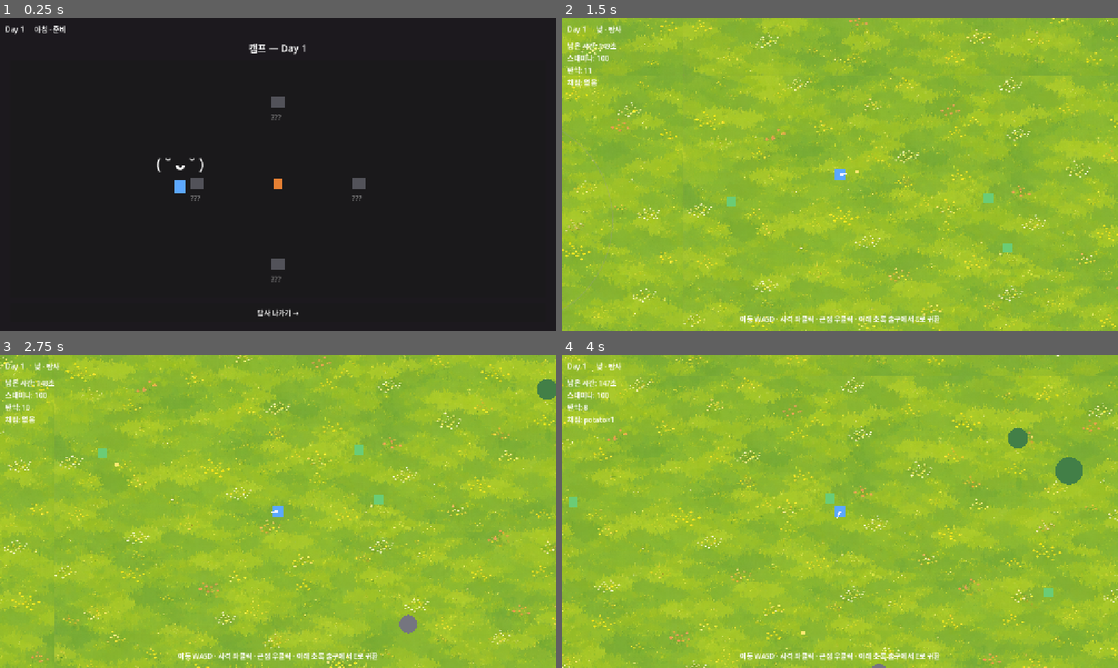
Above: before the commit, frames 1-4 (two rows, left to right).
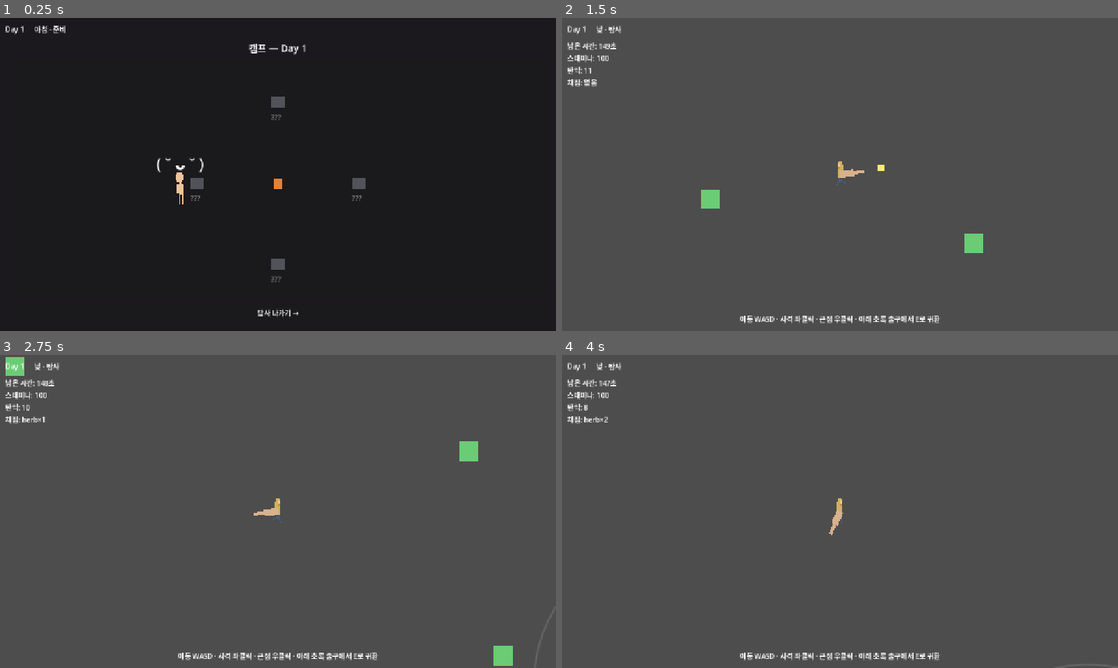
Above: after the commit, the same moments.

Repository: HomilBBANG/rt_Hilling_Game
Game: Godot game, scene res://scenes/main.tscn
Two runs of this game, one before a commit and one after it. Both use one fixed random seed, a clock stepped at 60 frames per second and the inputs below.
Inputs (mouse positions are in pixels of both pictures, inside the frame that each line leads up to):
- Up to frame 1 (0.25 s): no input
- Up to frame 2 (1.5 s): click "탐사 나가기 →" at 0.5 s; tap Enter at 1.25 s; move the mouse to (962, 158) at 1.27 s; hold D from 1.28 s (still down); hold E from 1.28 s (still down); click (962, 158) at 1.42 s
- Up to frame 3 (2.75 s): move the mouse to (166, 527) at 2.02 s; release D at 2.03 s; release E at 2.03 s; hold S from 2.03 s (still down); tap Enter at 2.1 s; click (166, 527) at 2.17 s
- Up to frame 4 (4 s): move the mouse to (895, 442) at 2.77 s; release S at 2.78 s; hold D 2.78-3.53 s; hold E 2.78-3.53 s; click (895, 442) at 2.92 s; move the mouse to (812, 574) at 3.52 s; hold W from 3.53 s (still down); tap Enter at 3.6 s; click (812, 574) at 3.67 s

The runs differ from the first frame. In frame 1, 0.1% of the frame differs, in the area x 31-34%, y 49-60%; in frame 2, 100%; in frame 3, 100%; in frame 4, 100%, in the area x 0-100%, y 0-100%.

Commit message:
플레이어 스프라이트/달리기 애니메이션 + 팔 조준 + 카메라 줌, 타일셋·바닥·장애물 제거
- 플레이어 스프라이트(player.png) 적용, 모든 장면(탐사/캠프/밤)에 반영
- player_run.gif → run 애니메이션(3프레임/10fps), 이동 시 재생·정지 시 idle
- 팔+총 플레이스홀더가 마우스 조준 따라 회전(좌측 조준 시 flip 보정)
- 카메라 줌 2배, 개별 스프라이트 임시 확대 제거
- 탐험 맵 3200x2400로 축소(32px 기준)
- 타일셋/바닥(TileMapLayer)/장애물 시스템 제거(새 리소스 대기)

Co-Authored-By: Claude Opus 4.8 <noreply@anthropic.com>

Diff:
--- a/scenes/entities/obstacle/obstacle.tscn
+++ /dev/null
@@ -1,13 +0,0 @@
-[gd_scene load_steps=2 format=3]
-
-[ext_resource type="Script" path="res://scripts/entities/obstacle.gd" id="1"]
-
-[node name="Obstacle" type="StaticBody2D"]
-collision_layer = 8
-collision_mask = 0
-script = ExtResource("1")
-
-[node name="Vis" type="Polygon2D" parent="."]
-color = Color(0.28, 0.5, 0.3, 1)
-
-[node name="Col" type="CollisionShape2D" parent="."]
--- a/scenes/entities/player/player.tscn
+++ b/scenes/entities/player/player.tscn
@@ -15,15 +15,14 @@
 [node name="Col" type="CollisionShape2D" parent="."]
 shape = SubResource("body")
 
-[node name="Body" type="Polygon2D" parent="."]
-color = Color(0.36, 0.66, 1, 1)
-polygon = PackedVector2Array(-12, -12, 12, -12, 12, 12, -12, 12)
+[node name="Body" type="AnimatedSprite2D" parent="."]
+texture_filter = 1
 
 [node name="Aim" type="Node2D" parent="."]
 
-[node name="Indicator" type="Polygon2D" parent="Aim"]
-color = Color(0.95, 0.95, 1, 1)
-polygon = PackedVector2Array(0, -3, 22, 0, 0, 3)
+[node name="Arm" type="Polygon2D" parent="Aim"]
+color = Color(0.85, 0.7, 0.55, 1)
+polygon = PackedVector2Array(0, -4, 16, -4, 16, -2, 28, -2, 28, 2, 16, 2, 16, 4, 0, 4)
 
 [node name="Slash" type="Polygon2D" parent="Aim"]
 visible = false
@@ -31,6 +30,7 @@
 polygon = PackedVector2Array(6, -9, 58, -28, 72, 0, 58, 28, 6, 9)
 
 [node name="Muzzle" type="Marker2D" parent="Aim"]
-position = Vector2(22, 0)
+position = Vector2(30, 0)
 
 [node name="Camera" type="Camera2D" parent="."]
+zoom = Vector2(2, 2)
--- a/scenes/phases/morning_prep.tscn
+++ b/scenes/phases/morning_prep.tscn
@@ -1,6 +1,7 @@
-[gd_scene load_steps=2 format=3]
+[gd_scene load_steps=3 format=3]
 
 [ext_resource type="Script" path="res://scripts/phases/morning_prep.gd" id="1"]
+[ext_resource type="Texture2D" path="res://assets/characters/player.png" id="2"]
 
 [node name="MorningPrep" type="Control"]
 layout_mode = 3
@@ -53,10 +54,13 @@
 theme_override_font_sizes/font_size = 34
 text = "( ˘ ᴗ ˘ )"
 
-[node name="Player" type="ColorRect" parent="Body/VBox/Ground"]
-offset_right = 26.0
-offset_bottom = 30.0
-color = Color(0.36, 0.66, 1, 1)
+[node name="Player" type="TextureRect" parent="Body/VBox/Ground"]
+texture_filter = 1
+offset_right = 96.0
+offset_bottom = 96.0
+texture = ExtResource("2")
+expand_mode = 1
+stretch_mode = 0
 
 [node name="Footer" type="VBoxContainer" parent="Body/VBox"]
 layout_mode = 2
--- a/scenes/phases/night_session.tscn
+++ b/scenes/phases/night_session.tscn
@@ -1,6 +1,7 @@
-[gd_scene load_steps=2 format=3]
+[gd_scene load_steps=3 format=3]
 
 [ext_resource type="Script" path="res://scripts/phases/night_session.gd" id="1"]
+[ext_resource type="Texture2D" path="res://assets/characters/player.png" id="2"]
 
 [node name="NightSession" type="Control"]
 layout_mode = 3
@@ -78,10 +79,13 @@
 theme_override_font_sizes/font_size = 40
 text = "( ˘ ᴗ ˘ )"
 
-[node name="Player" type="ColorRect" parent="Margin/Main/Field"]
-offset_right = 26.0
-offset_bottom = 26.0
-color = Color(0.36, 0.66, 1, 1)
+[node name="Player" type="TextureRect" parent="Margin/Main/Field"]
+texture_filter = 1
+offset_right = 96.0
+offset_bottom = 96.0
+texture = ExtResource("2")
+expand_mode = 1
+stretch_mode = 0
 
 [node name="ServeHint" type="Label" parent="Margin/Main/Field"]
 layout_mode = 1
--- a/scenes/phases/scavenge.tscn
+++ b/scenes/phases/scavenge.tscn
@@ -1,21 +1,19 @@
-[gd_scene load_steps=11 format=3]
+[gd_scene load_steps=9 format=3]
 
 [ext_resource type="Script" path="res://scripts/phases/scavenge.gd" id="1"]
 [ext_resource type="PackedScene" path="res://scenes/entities/player/player.tscn" id="2"]
 [ext_resource type="PackedScene" path="res://scenes/entities/monster/monster.tscn" id="3"]
 [ext_resource type="PackedScene" path="res://scenes/entities/pickups/resource_node.tscn" id="4"]
 [ext_resource type="PackedScene" path="res://scenes/entities/pickups/ammo_pickup.tscn" id="5"]
-[ext_resource type="Texture2D" path="res://assets/backgrounds/explor_bg_1.png" id="6"]
-[ext_resource type="PackedScene" path="res://scenes/entities/obstacle/obstacle.tscn" id="7"]
 
 [sub_resource type="RectangleShape2D" id="wallH"]
-size = Vector2(6400, 20)
+size = Vector2(3200, 20)
 
 [sub_resource type="RectangleShape2D" id="wallV"]
-size = Vector2(20, 4800)
+size = Vector2(20, 2400)
 
 [sub_resource type="RectangleShape2D" id="exit"]
-size = Vector2(240, 100)
+size = Vector2(200, 90)
 
 [node name="Scavenge" type="Node2D" groups=["scavenge"]]
 y_sort_enabled = true
@@ -24,67 +22,58 @@
 monster_scene = ExtResource("3")
 resource_scene = ExtResource("4")
 ammo_scene = ExtResource("5")
-obstacle_scene = ExtResource("7")
-
-[node name="Background" type="Sprite2D" parent="."]
-z_index = -10
-texture_repeat = 2
-position = Vector2(3200, 2400)
-texture = ExtResource("6")
-region_enabled = true
-region_rect = Rect2(0, 0, 6400, 4800)
 
 [node name="Walls" type="StaticBody2D" parent="."]
 collision_layer = 8
 collision_mask = 0
 
 [node name="Top" type="CollisionShape2D" parent="Walls"]
-position = Vector2(3200, 10)
+position = Vector2(1600, 10)
 shape = SubResource("wallH")
 
 [node name="Bottom" type="CollisionShape2D" parent="Walls"]
-position = Vector2(3200, 4790)
+position = Vector2(1600, 2390)
 shape = SubResource("wallH")
 
 [node name="Left" type="CollisionShape2D" parent="Walls"]
-position = Vector2(10, 2400)
+position = Vector2(10, 1200)
 shape = SubResource("wallV")
 
 [node name="Right" type="CollisionShape2D" parent="Walls"]
-position = Vector2(6390, 2400)
+position = Vector2(3190, 1200)
 shape = SubResource("wallV")
 
 [node name="PlayerStart" type="Marker2D" parent="."]
-position = Vector2(3200, 2400)
+position = Vector2(1600, 1200)
 
 [node name="AmmoSpawns" type="Node2D" parent="."]
 
 [node name="A1" type="Marker2D" parent="AmmoSpawns"]
-position = Vector2(500, 500)
+position = Vector2(250, 250)
 
 [node name="A2" type="Marker2D" parent="AmmoSpawns"]
-position = Vector2(5900, 500)
+position = Vector2(2950, 250)
 
 [node name="A3" type="Marker2D" parent="AmmoSpawns"]
-position = Vector2(500, 4300)
+position = Vector2(250, 2150)
 
 [node name="A4" type="Marker2D" parent="AmmoSpawns"]
-position = Vector2(5900, 4300)
+position = Vector2(2950, 2150)
 
 [node name="A5" type="Marker2D" parent="AmmoSpawns"]
-position = Vector2(3200, 700)
+position = Vector2(1600, 350)
 
 [node name="A6" type="Marker2D" parent="AmmoSpawns"]
-position = Vector2(3200, 4100)
+position = Vector2(1600, 2050)
 
 [node name="A7" type="Marker2D" parent="AmmoSpawns"]
-position = Vector2(1400, 2400)
+position = Vector2(700, 1200)
 
 [node name="A8" type="Marker2D" parent="AmmoSpawns"]
-position = Vector2(5000, 2400)
+position = Vector2(2500, 1200)
 
 [node name="ExitZone" type="Area2D" parent="."]
-position = Vector2(3200, 4680)
+position = Vector2(1600, 2340)
 collision_layer = 0
 collision_mask = 1
 
@@ -93,7 +82,7 @@
 
 [node name="ExitVis" type="Polygon2D" parent="ExitZone"]
 color = Color(0.3, 0.7, 0.55, 0.7)
-polygon = PackedVector2Array(-120, -50, 120, -50, 120, 50, -120, 50)
+polygon = PackedVector2Array(-100, -45, 100, -45, 100, 45, -100, 45)
 
 [node name="HUD" type="CanvasLayer" parent="."]
 
--- a/scripts/entities/obstacle.gd
+++ /dev/null
@@ -1,29 +0,0 @@
-extends StaticBody2D
-## 탐험 장애물(플레이스홀더). collision_layer=8(벽)이라 플레이어·몬스터가 막힌다.
-## 아트 확정 전까지 도형으로 표시 — radius/color 로 나무(초록·큼)/바위(회색·작음) 흉내.
-## 추후 Sprite2D 로 교체하면 됨(충돌/스폰 로직은 그대로).
-
-@export var radius := 24.0
-@export var body_color := Color(0.28, 0.5, 0.3)
-
-@onready var _vis: Polygon2D = $Vis
-@onready var _col: CollisionShape2D = $Col
-
-
-## add_child 전에 호출해 크기/색을 정한다.
-func setup(r: float, col: Color) -> void:
-	radius = r
-	body_color = col
-
-
-func _ready() -> void:
-	var shape := CircleShape2D.new()
-	shape.radius = radius
-	_col.shape = shape
-
-	var pts := PackedVector2Array()
-	for i in 16:
-		var a := TAU * float(i) / 16.0
-		pts.append(Vector2(cos(a), sin(a)) * radius)
-	_vis.polygon = pts
-	_vis.color = body_color
--- a/scripts/entities/player.gd
+++ b/scripts/entities/player.gd
@@ -25,11 +25,44 @@
 @onready var _aim: Node2D = $Aim
 @onready var _muzzle: Marker2D = $Aim/Muzzle
 @onready var _slash: Polygon2D = $Aim/Slash
+@onready var _arm: Node2D = $Aim/Arm
+@onready var _body: AnimatedSprite2D = $Body
 
 
 func _ready() -> void:
 	stamina = max_stamina
 	speed = Balance.get_float("player_speed", speed) # 엑셀 조정 가능
+	_setup_animation()
+
+
+## idle(정지 스프라이트) + run(player_run.gif 프레임) 애니메이션을 코드로 구성.
+func _setup_animation() -> void:
+	var frames := SpriteFrames.new()
+	frames.add_animation("idle")
+	frames.set_animation_loop("idle", true)
+	var idle_tex: Texture2D = load("res://assets/characters/player.png")
+	if idle_tex:
+		frames.add_frame("idle", idle_tex)
+	frames.add_animation("run")
+	frames.set_animation_loop("run", true)
+	frames.set_animation_speed("run", 10.0) # gif 10fps
+	var i := 0
+	while true:
+		var p := "res://assets/characters/run/run_%d.png" % i
+		if not ResourceLoader.exists(p):
+			break
+		frames.add_frame("run", load(p))
+		i += 1
+	_body.sprite_frames = frames
+	_body.play("idle")
+
+
+## 이동 여부에 따라 run/idle 전환 + 조준 방향으로 좌우 반전.
+func _update_anim() -> void:
+	var want := "run" if velocity.length() > 5.0 else "idle"
+	if _body.animation != want:
+		_body.play(want)
+	_body.flip_h = get_global_mouse_position().x < global_position.x
 
 
 func _physics_process(delta: float) -> void:
@@ -39,8 +72,11 @@
 
 	velocity = _input_dir() * speed
 	move_and_slide()
+	_update_anim()
 
 	_aim.look_at(get_global_mouse_position())
+	# 왼쪽을 조준하면 팔이 뒤집혀 보이므로 세로 반전으로 보정(총이 항상 바로 서게).
+	_arm.scale.y = -1.0 if get_global_mouse_position().x < global_position.x else 1.0
 
 	if Input.is_mouse_button_pressed(MOUSE_BUTTON_LEFT) and _fire_cd <= 0.0:
 		_shoot()
--- a/scripts/phases/morning_prep.gd
+++ b/scripts/phases/morning_prep.gd
@@ -21,7 +21,7 @@
 @onready var _ground: Control = $Body/VBox/Ground
 @onready var _campfire: ColorRect = $Body/VBox/Ground/Campfire
 @onready var _belami: Label = $Body/VBox/Ground/Belami
-@onready var _player_fig: ColorRect = $Body/VBox/Ground/Player
+@onready var _player_fig: Control = $Body/VBox/Ground/Player
 @onready var _forge: VBoxContainer = $Body/VBox/Footer/UpgradePanel
 @onready var _tokens_label: Label = $Body/VBox/Footer/UpgradePanel/TokensLabel
 @onready var _ranged_btn: Button = $Body/VBox/Footer/UpgradePanel/RangedButton
--- a/scripts/phases/night_session.gd
+++ b/scripts/phases/night_session.gd
@@ -38,7 +38,7 @@
 @onready var _tokens_label: Label = $Margin/Main/TopBar/TokensLabel
 @onready var _fed_label: Label = $Margin/Main/TopBar/FedLabel
 @onready var _field: Control = $Margin/Main/Field
-@onready var _player_node: ColorRect = $Margin/Main/Field/Player
+@onready var _player_node: Control = $Margin/Main/Field/Player
 @onready var _counter: ColorRect = $Margin/Main/Field/Counter
 @onready var _counter_label: Label = $Margin/Main/Field/CounterLabel
 @onready var _belami: Label = $Margin/Main/Field/Belami
--- a/scripts/phases/scavenge.gd
+++ b/scripts/phases/scavenge.gd
@@ -1,12 +1,12 @@
 extends Node2D
 ## 탐사 페이즈 (PRD 3.1) — 탑다운 전투형 채집 슬라이스.
-## RegionData 로 스폰 구성(데이터 드리븐). 시간/스태미나 제한, 탄약 고정 드롭,
-## 몬스터 1패턴, 채집, 출구 귀환. 조기 귀환(시간 초과/스태미나 소진)은 가벼운 패널티.
+## 몬스터 1패턴, 채집, 탄약 고정 드롭, 시간/스태미나 제한, 출구 귀환.
+## 바닥/타일셋/장애물은 제거됨(새 리소스로 교체 예정).
 
 const REGION_PATH := "res://resources/regions/ruins.tres"
 
-## 맵 크기(벽/바닥은 씬에서 이 값에 맞춰 배치되어 있음). 스폰 분산 범위 기준.
-const MAP_SIZE := Vector2(6400, 4800)
+## 맵 크기. 스폰 분산 범위 + 카메라 경계 기준.
+const MAP_SIZE := Vector2(3200, 2400)
 const SPAWN_MARGIN := 140.0    # 벽에서 떨어뜨릴 여백
 const PLAYER_CLEAR := 500.0    # 플레이어 시작 주변엔 몬스터 스폰 금지
 
@@ -14,12 +14,9 @@
 @export var monster_scene: PackedScene
 @export var resource_scene: PackedScene
 @export var ammo_scene: PackedScene
-@export var obstacle_scene: PackedScene
 @export var run_seconds := 90.0
 @export var monster_count := 16
 @export var resource_count := 24
-
-var _obstacles: Array = [] # [{pos:Vector2, radius:float}]
 
 var _region: RegionData = null
 var _time_left := 0.0
@@ -51,11 +48,7 @@
 		_player.stamina_depleted.connect(_on_stamina_depleted)
 	_set_camera_limits()
 
-	# 장애물을 먼저 배치 → 몬스터/자원이 그 위에 안 생기도록 회피 기준으로 사용.
-	_scatter_obstacles()
-
-	# 몬스터마다 감지 반경/추적 시간/속도가 다르도록 프로필을 순환 부여.
-	# 넓은 맵 전체에 절차적으로 분산 배치(개수는 export 로 조정).
+	# 몬스터마다 감지 반경/추적 시간/속도가 다르도록 프로필 순환.
 	var profiles := [
 		{"detection_range": 160.0, "chase_duration": 3.0, "speed": 90.0, "wander_radius": 80.0},
 		{"detection_range": 240.0, "chase_duration": 5.0, "speed": 78.0, "wander_radius": 130.0},
@@ -195,7 +188,7 @@
 	return "scrap_metal"
 
 
-## 맵 내 랜덤 위치. avoid_player=true 면 시작 지점 주변, 그리고 장애물 위는 피함.
+## 맵 내 랜덤 위치. avoid_player=true 면 플레이어 시작 지점 주변은 피함.
 func _random_spawn_pos(avoid_player: bool) -> Vector2:
 	var start: Vector2 = $PlayerStart.global_position
 	for attempt in 25:
@@ -204,65 +197,8 @@
 			randf_range(SPAWN_MARGIN, MAP_SIZE.y - SPAWN_MARGIN))
 		if avoid_player and p.distance_to(start) < PLAYER_CLEAR:
 			continue
-		if not _clear_of_obstacles(p, 26.0):
-			continue
 		return p
 	return start + Vector2(PLAYER_CLEAR, 0.0)
-
-
-func _clear_of_obstacles(p: Vector2, margin: float) -> bool:
-	for o in _obstacles:
-		if p.distance_to(o.pos) < float(o.radius) + margin:
-			return false
-	return true
-
-
-## 장애물(나무·바위)을 맵 전체에 절차적으로 배치. 플레이어 시작·탄약 지점·기존 장애물은 회피.
-func _scatter_obstacles() -> void:
-	if obstacle_scene == null:
-		return
-	var count := 48
-	if _region:
-		count = _region.obstacle_count
-	var start: Vector2 = $PlayerStart.global_position
-	var ammo_positions: Array = []
-	for a in $AmmoSpawns.get_children():
-		ammo_positions.append(a.global_position)
-
-	for i in count:
-		var is_tree := randf() < 0.6
-		var r := randf_range(24.0, 34.0) if is_tree else randf_range(16.0, 24.0)
-		var col := Color(0.26, 0.5, 0.28) if is_tree else Color(0.46, 0.46, 0.5)
-		var pos := _find_obstacle_pos(start, ammo_positions, r)
-		if pos == Vector2.INF:
-			continue
-		var ob := obstacle_scene.instantiate()
-		ob.setup(r, col) # add_child(_ready) 전에 크기/색 주입
-		add_child(ob)
-		ob.global_position = pos
-		_obstacles.append({"pos": pos, "radius": r})
-
-
-func _find_obstacle_pos(start: Vector2, ammo_positions: Array, r: float) -> Vector2:
-	for attempt in 30:
-		var p := Vector2(
-			randf_range(SPAWN_MARGIN, MAP_SIZE.x - SPAWN_MARGIN),
-			randf_range(SPAWN_MARGIN, MAP_SIZE.y - SPAWN_MARGIN))
-		if p.distance_to(start) < PLAYER_CLEAR:
-			continue
-		var ok := true
-		for ap in ammo_positions:
-			if p.distance_to(ap) < 170.0:
-				ok = false
-				break
-		if ok:
-			for o in _obstacles:
-				if p.distance_to(o.pos) < float(o.radius) + r + 30.0:
-					ok = false
-					break
-		if ok:
-			return p
-	return Vector2.INF
 
 
 ## 플레이어 카메라가 맵 밖(벽 너머)을 보지 않도록 경계 제한.
Binary file removed: assets/backgrounds/explor_bg_1.png
Binary file added: assets/characters/player.png
Not shown, changed: assets/characters/player.png.import
Binary file added: assets/characters/player_run.gif
Binary file added: assets/characters/run/run_0.png
Not shown, added: assets/characters/run/run_0.png.import
Binary file added: assets/characters/run/run_1.png
Not shown, added: assets/characters/run/run_1.png.import
Binary file added: assets/characters/run/run_2.png
Not shown, added: assets/characters/run/run_2.png.import
Not shown, removed: scripts/entities/obstacle.gd.uid
